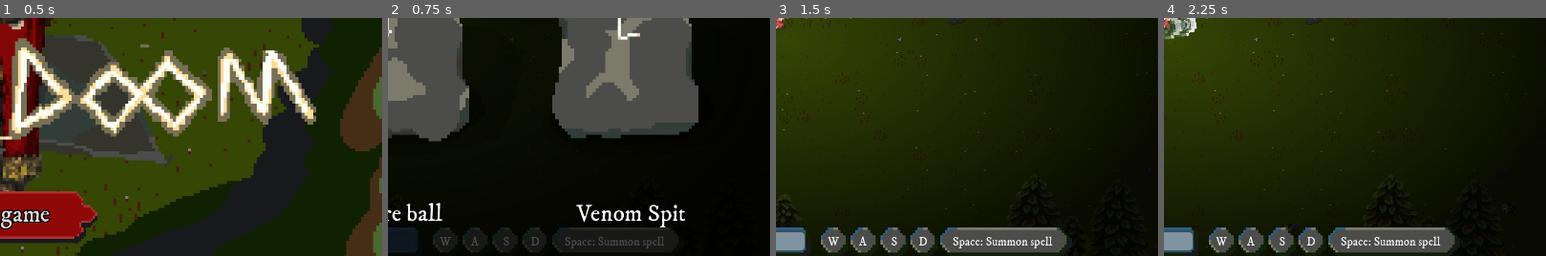
Above: before the commit, frames 1-4 (left to right).
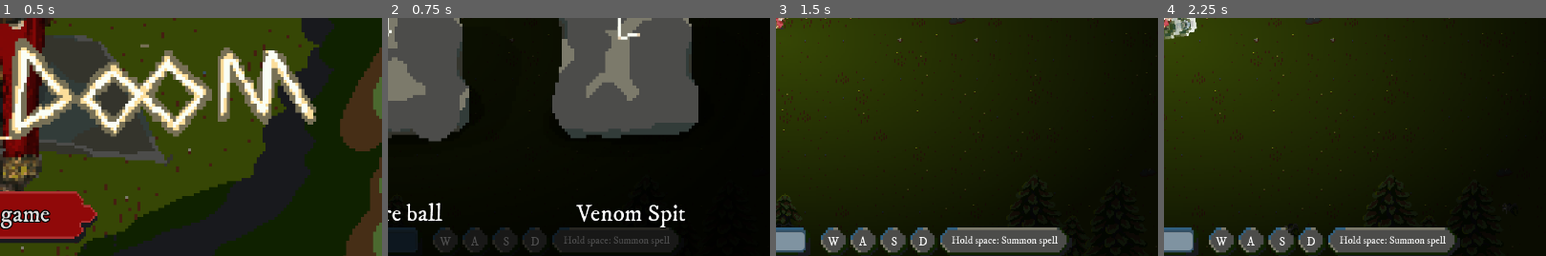
Above: after the commit, the same moments.

Repository: milestone-dev/ld55
Game: Godot game, scene res://scenes/start.tscn
Two runs of this game, one before a commit and one after it. Both use one fixed random seed, a clock stepped at 60 frames per second and the inputs below.
Inputs (mouse positions are % of the whole screen's width and height, from its top left):
- Up to frame 1 (0.5 s): no input
- Up to frame 2 (0.75 s): click "Start game" at 0.5 s
- Up to frame 3 (1.5 s): click "Light Burst" at 1.25 s
- Up to frame 4 (2.25 s): tap Enter at 2 s; move the mouse to (72, 45) at 2.02 s; hold D (move_right) from 2.03 s (still down); tap L (dev_allspells) at 2.1 s; click (72, 45) at 2.17 s
The pictures show only the part of the screen within x 50-100%, y 48-98%; the shares and areas given below are measured in that part.

Frame 1 is identical in both runs. In frame 2, 0.4% of the frame differs, in the area x 46-74%, y 91-97%; in frame 3, 0.6%; in frame 4, 0.6%.

Commit message:
Update copy to say hold space

Diff:
--- a/scenes/hud.tscn
+++ b/scenes/hud.tscn
@@ -39,14 +39,14 @@
 anchor_right = 0.5
 offset_left = 288.0
 offset_top = 744.0
-offset_right = 473.0
-offset_bottom = 776.0
-grow_horizontal = 2
-size_flags_vertical = 8
-theme_override_fonts/normal_font = ExtResource("3_t7ut6")
-theme_override_font_sizes/normal_font_size = 20
-bbcode_enabled = true
-text = "[center]Space: Summon spell"
+offset_right = 480.0
+offset_bottom = 768.0
+grow_horizontal = 2
+size_flags_vertical = 8
+theme_override_fonts/normal_font = ExtResource("3_t7ut6")
+theme_override_font_sizes/normal_font_size = 17
+bbcode_enabled = true
+text = "[center]Hold space: Summon spell"
 fit_content = true
 
 [node name="Title2" type="RichTextLabel" parent="TextureRect"]
